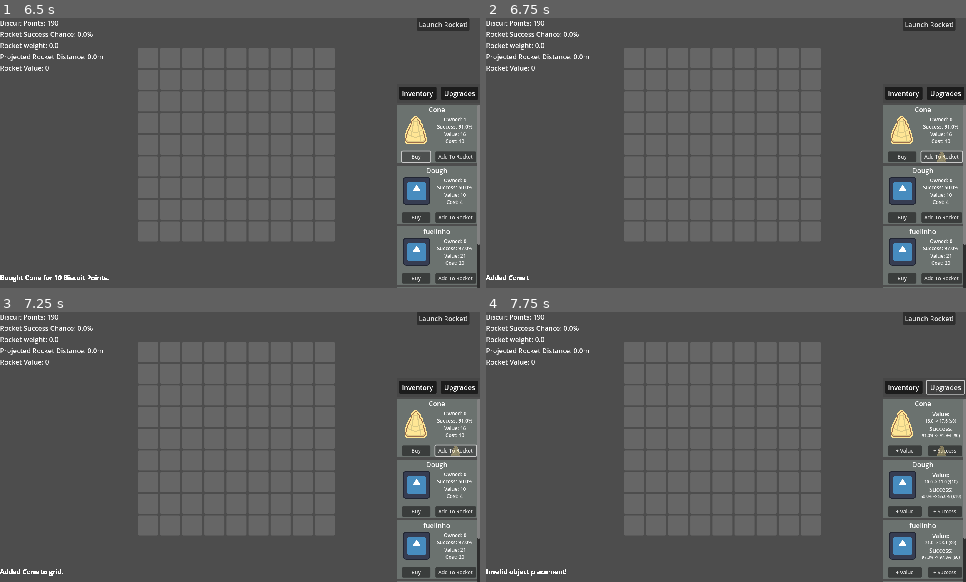
Above: before the commit, frames 1-4 (two rows, left to right).
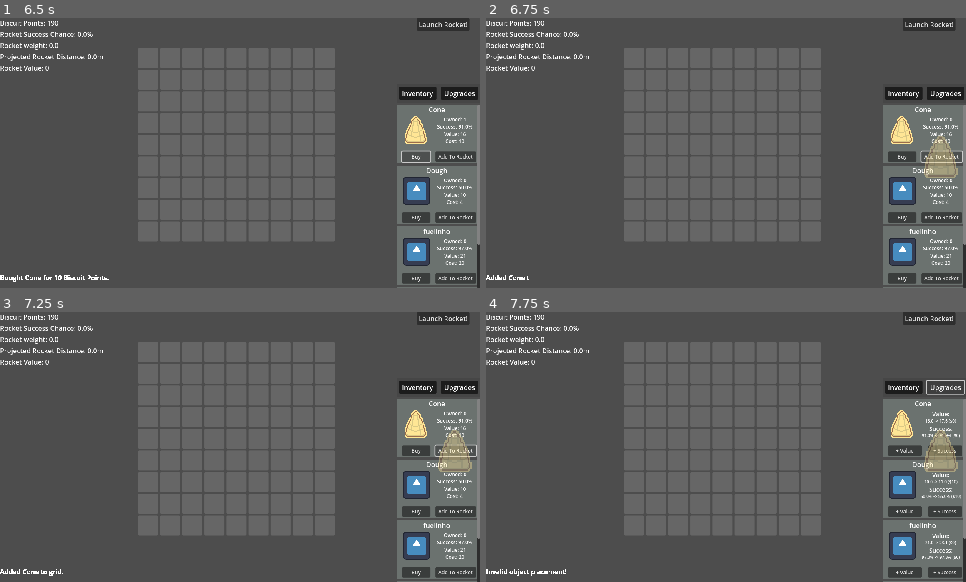
Above: after the commit, the same moments.

Repository: A-coder152/Build-a-Biscship-public
Game: Godot game, scene res://main.tscn
The game is run twice, just before and just after one commit, with the same random seed, the same clock (stepped at 60 frames per second) and the same inputs. The engine's default icon, where the game draws it, is replaced by a stand-in: a white triangle on a blue panel in a dark square.
Inputs:
- Up to frame 1 (6.5 s): click "Launch Rocket!" at 0.5 s; click "Launch Rocket!" at 1.25 s; click "Inventory" at 2 s; click "Upgrades" at 2.75 s; click "+ Value" at 3.5 s; click "+ Success" at 4.25 s; click "Inventory" at 5 s; click "Buy" at 5.75 s
- Up to frame 2 (6.75 s): click "Add To Rocket" at 6.5 s
- Up to frame 3 (7.25 s): no input
- Up to frame 4 (7.75 s): click "Upgrades" at 7.25 s

Frame 1 is identical in both runs. In frame 2, 0.6% of the frame differs, in the area x 91-99%, y 43-60%; in frame 3, 0.6%; in frame 4, 0.7%.

Commit message:
nerf godot face

Diff:
--- a/obj.gd
+++ b/obj.gd
@@ -3,12 +3,14 @@
 @export var rect: Rect2
 var item
 var cells_covered
+var godot_face = preload("res://icon.svg")
 
 func setup(part):
 	item = part
 	var dumb = Vector2(item.blocks.x - 1, item.blocks.y - 1)
 	texture = item.image
-	scale = Vector2(item.blocks.x * 0.375, item.blocks.y * 0.375) + dumb * 0.0375
+	scale = Vector2(item.blocks.x * 1.5, item.blocks.y * 1.5) + dumb * 0.15
+	if texture == godot_face: scale /= 4.0
 	print(scale)
 	rect.size = Vector2(item.blocks.x * 20, item.blocks.y * 20) + dumb * 2
 
--- a/test.tscn
+++ b/test.tscn
@@ -5,7 +5,7 @@
 
 [node name="test" type="Sprite2D"]
 modulate = Color(1, 1, 1, 0.392157)
-scale = Vector2(0.75, 0.75)
+scale = Vector2(0.25, 0.25)
 texture = ExtResource("1_8uh7m")
 script = ExtResource("2_6uqi0")
 rect = Rect2(0, 0, 40, 40)
